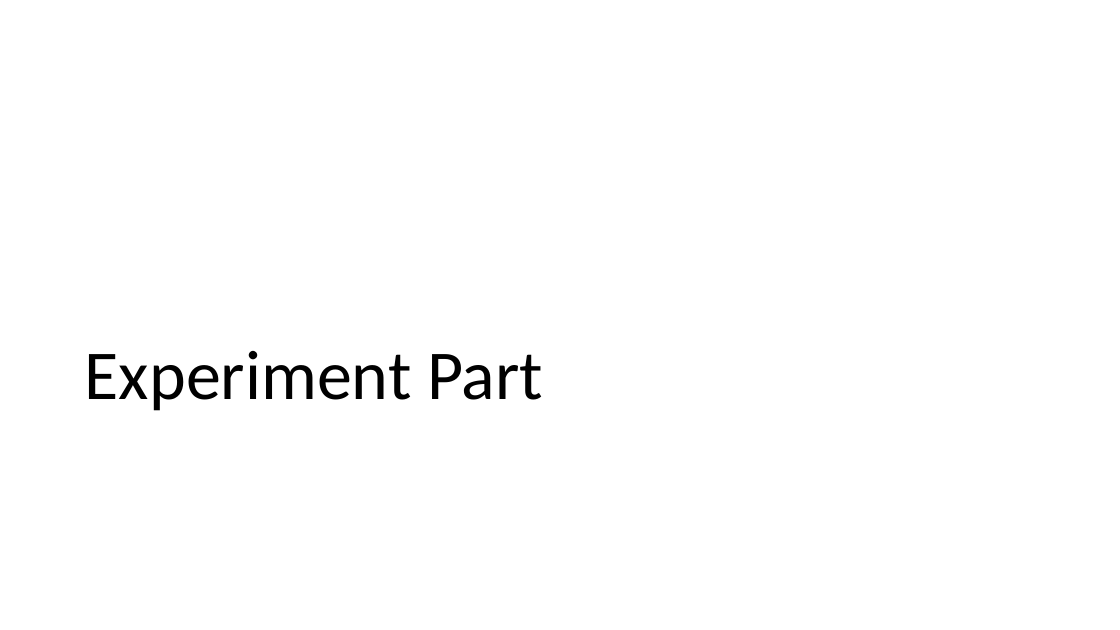
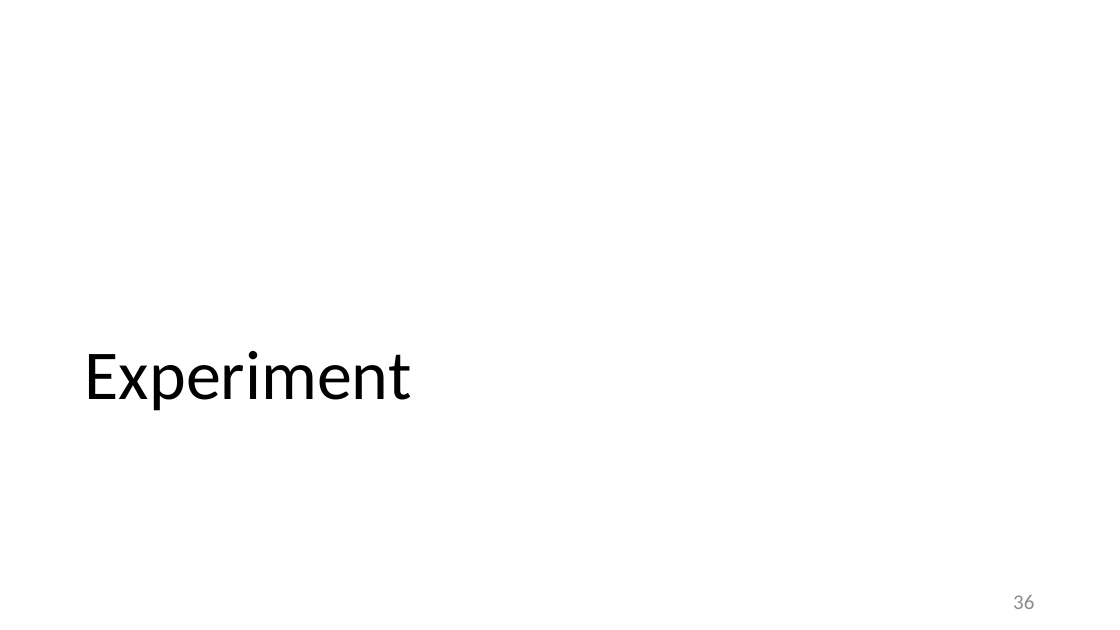
Before and after one commit to ZhongTing/HotTopicDetection, a slide deck: slide 36 of document/Hot-Topic-Detection.pptx (slide 21 before the commit). Drawn at 1120x630 pixels with LibreOffice and Linux fonts; fonts in the diff are those of the drawing. Boxes give left, top, right and bottom in pixels: in the first picture for what was removed or moved away, otherwise in the second. Text is boxed around its words. In the diff, an @@ line names an element or a change of style, - is before the commit and + after.

```diff
--- a/document/Hot-Topic-Detection.pptx
+++ b/document/Hot-Topic-Detection.pptx
@@ title at [85,351,412,411]: text changed @@
-Experiment Part
+Experiment
@@ page number added at [1013,595,1034,609], 18 pt, text #8C8C8C @@
+36
```
Also in this commit, not shown: 24 other slides changed, 32 slides added, 8 slides removed, 19 other files.
